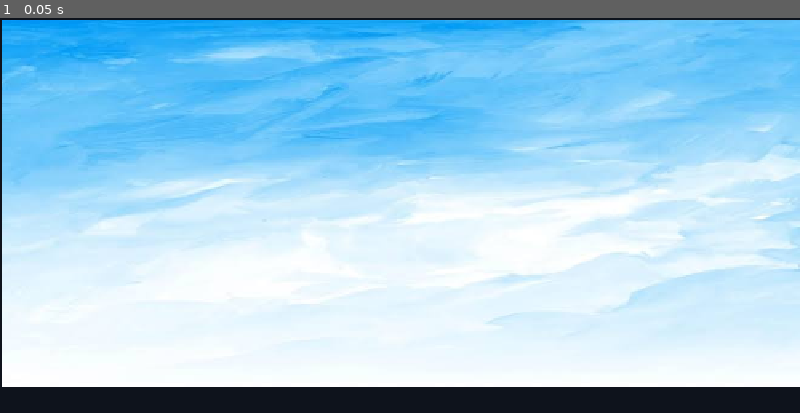
Above: before the commit, frame 1.
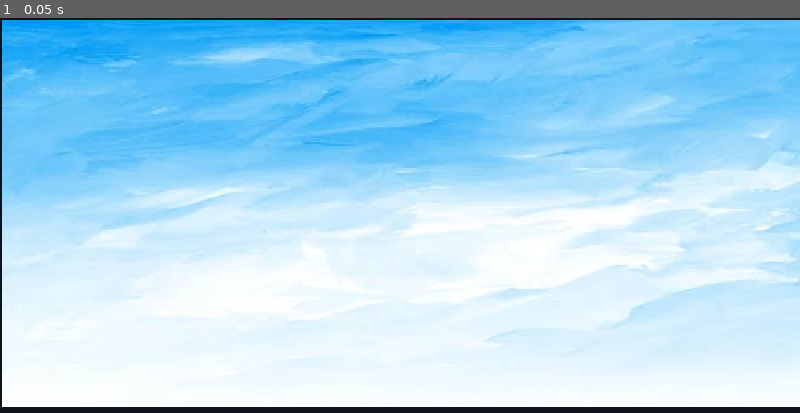
Above: after the commit, the same moment.

Repository: GiMarte/Sup-Mario-Clone
Game: Godot game, scene res://Scenes/background.tscn
Same seed, same stepped clock (60 frames per second), same inputs: the game is played once before the commit and once after it. This scene is started directly instead of the project's main scene.
Inputs:
- Up to frame 1 (0.05 s): no input

The runs differ from the first frame. In frame 1, 13% of the frame differs, in the area x 0-100%, y 7-99%.

Commit message:
adjusting scene

Diff:
--- a/Scenes/background.tscn
+++ b/Scenes/background.tscn
@@ -7,8 +7,8 @@
 [node name="Parallax2D" type="Parallax2D" parent="." unique_id=2020739984]
 
 [node name="Sprite2D" type="Sprite2D" parent="Parallax2D" unique_id=927957428]
-position = Vector2(641.00006, 296.875)
-scale = Vector2(1.9305136, 1.2705184)
+position = Vector2(641.00006, 313.375)
+scale = Vector2(1.9305136, 1.3417927)
 texture = ExtResource("1_0fo66")
 
 [node name="Parallax2D2" type="Parallax2D" parent="." unique_id=331642409]
